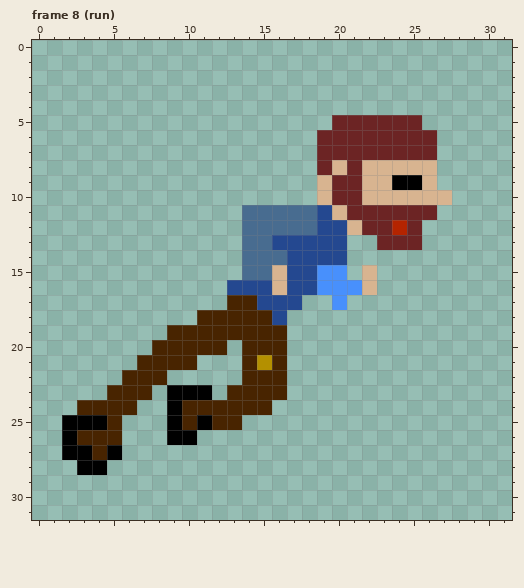
Two versions of one pixel-art file, Tor.aseprite. Above: the version before the commit.
32x32 pixels, 14 frames. Shown: frame 8 (run). The commit also changed other frames, which this record leaves out.
Now the later version:
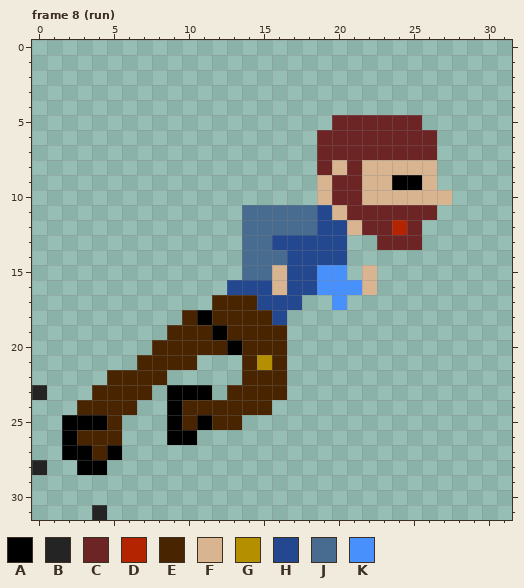
Palette (. is transparent): A #000000  B #242424  C #6c2424  D #b42400  E #482400  F #d8b490  G #b49000  H #244890  J #486c90  K #4890fc
The exact change:
--- frame 8 (run)
@@ x 0..15 @@
 16 .............HHH
-17 .............EEH
-18 ...........EEEEE
-19 .........EEEEEEE
-20 ........EEEEE.EE
+17 ............EEEH
+18 ..........EAEEEE
+19 .........EEEAEEE
+20 ........EEEEEAEE
 21 .......EEEE...EG
-22 ......EEE.....EE
-23 .....EEE.AAA.EEE
+22 .....EEEE.....EE
+23 B...EEEE.AAA.EEE
 24 ...EEEE..AEEEEEE
@@ x 0..6 @@
 27 ..AAEA.
-28 ...AA..
+28 B..AA..
 29 .......
 30 .......
-31 .......
+31 ....B..
Boxes around the changes in both pictures, in picture pixels (x1, y1, x2, y2):
changed: (182, 295, 242, 355)
added: (32, 370, 122, 400)
added: (32, 460, 107, 520)
